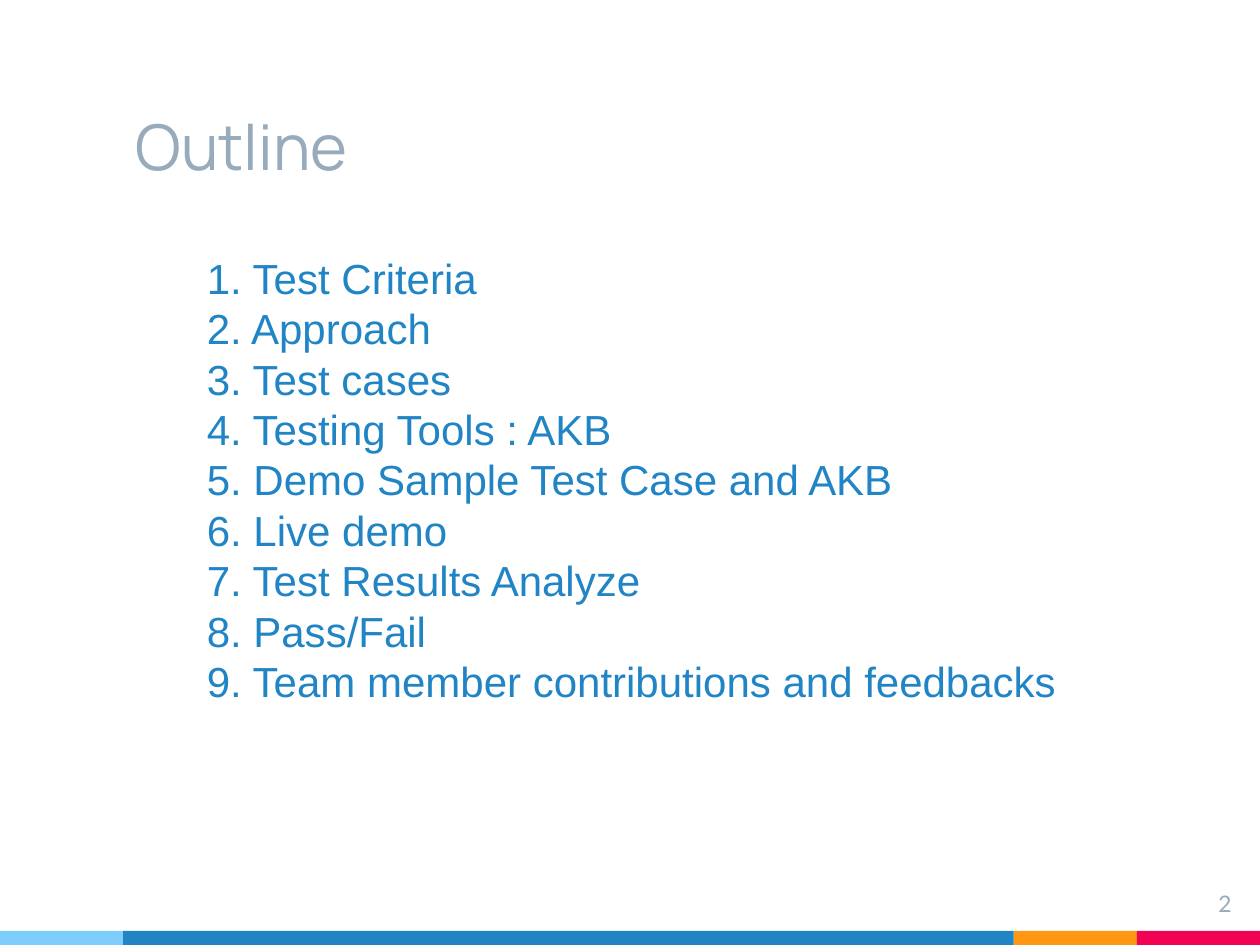
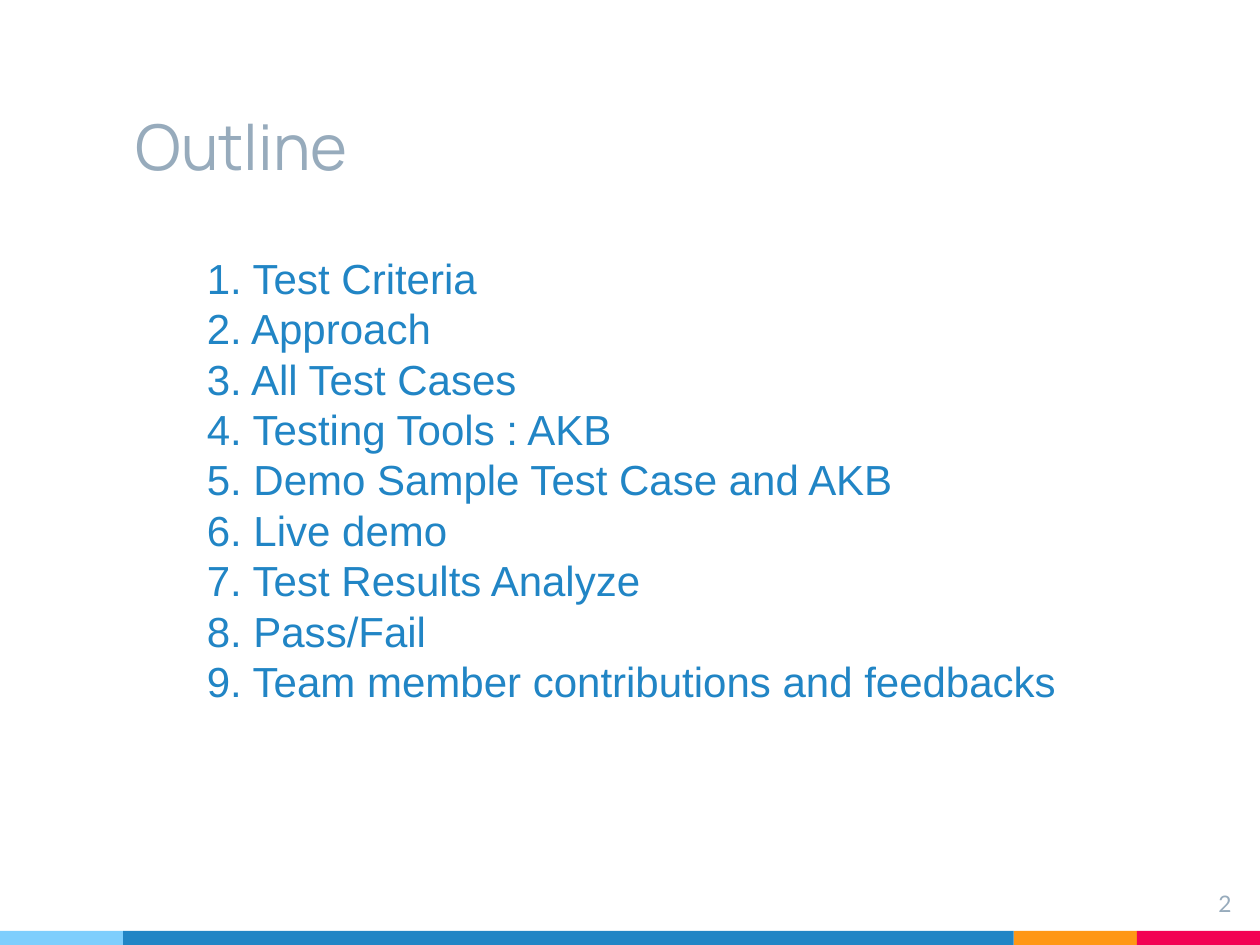
Before and after one commit to likesm0887/STV-Project, a slide deck: slide 2 of Document/軟體測試期末簡報.pptx. Drawn at 1260x945 pixels with LibreOffice and Linux fonts; fonts in the diff are those of the drawing. Boxes give left, top, right and bottom in pixels: in the first picture for what was removed or moved away, otherwise in the second. Text is boxed around its words. In the diff, an @@ line names an element or a change of style, - is before the commit and + after.

```diff
--- a/Document/軟體測試期末簡報.pptx
+++ b/Document/軟體測試期末簡報.pptx
@@ text at (x1=207, y1=364, x2=516, y2=396): text changed @@
-3. Test cases
+3. All Test Cases
```
Also in this commit, not shown: 3 other slides changed, 6 slides added, 14 slides removed, 2 other files.
